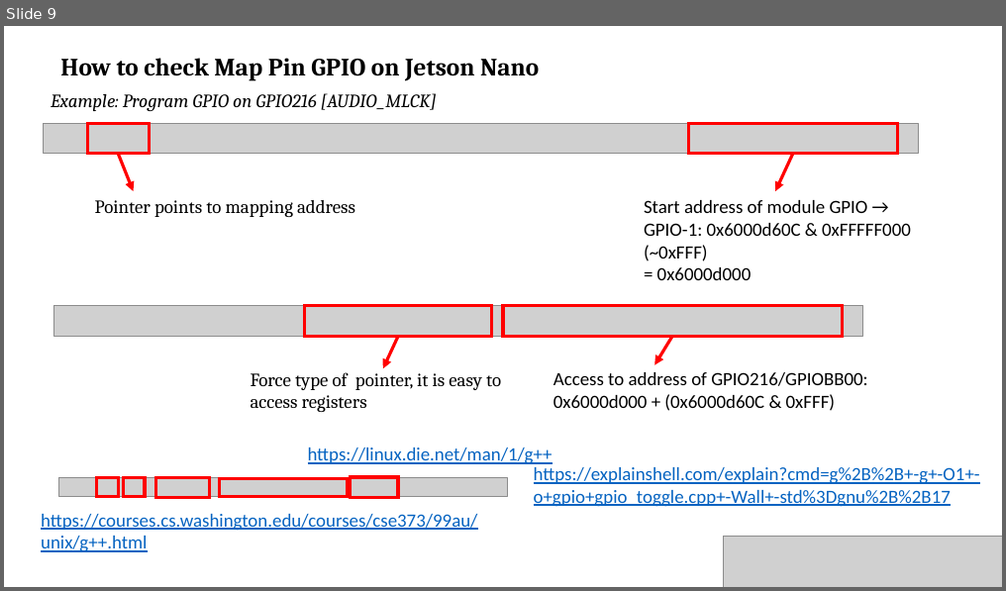
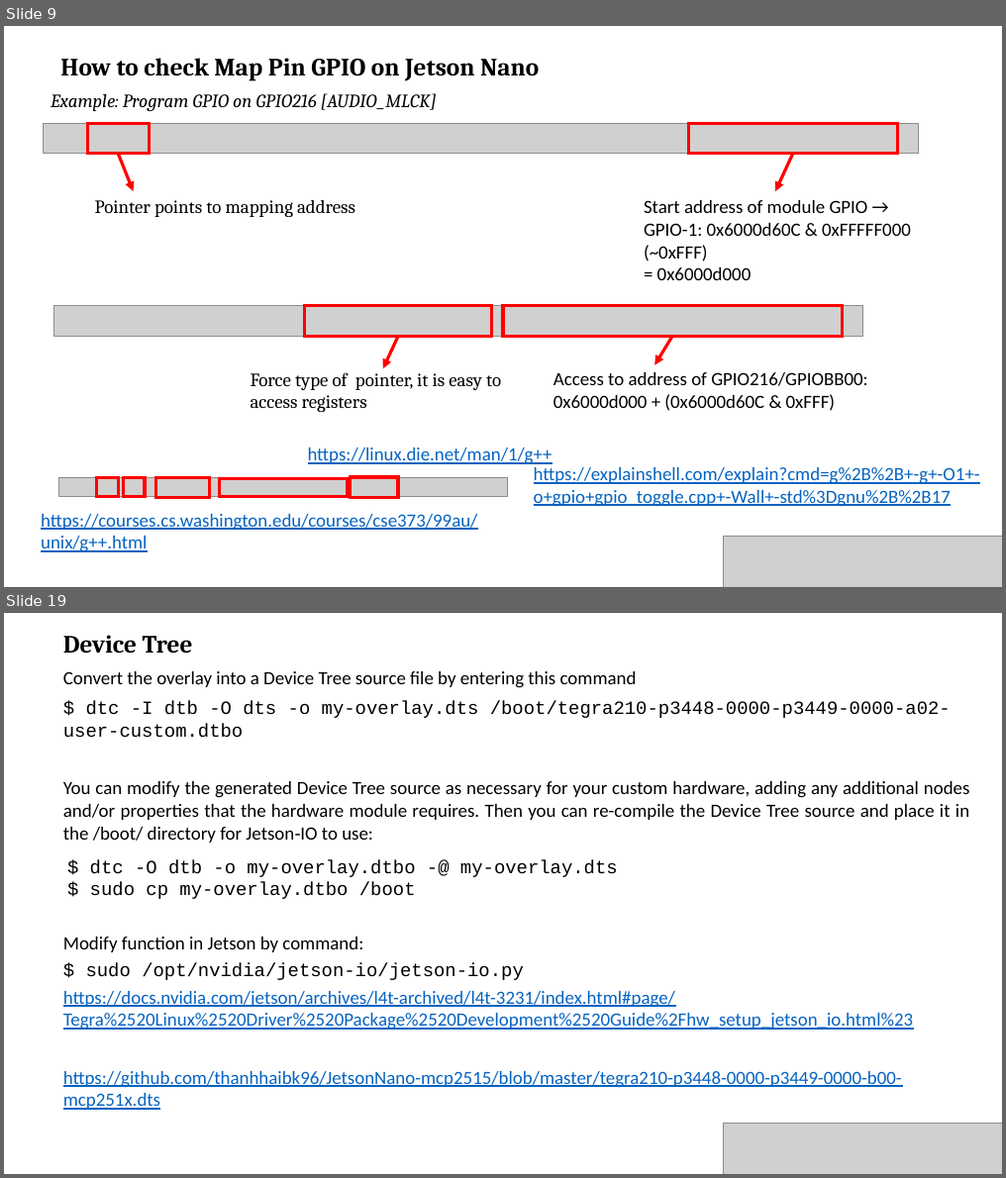
Before and after one commit to thanhhaibk96/Jetson-Nano-Tutorial, a slide deck: Tutorial.pptx. Shown one above the other, each under a label of ours: slide 9 before the commit, slides 9 and 19 after it; the slides between them are not shown. The pictures are 1006x591 and 1006x1178 pixels, drawn with LibreOffice and Linux fonts; fonts in the diff are those of the drawing; grey boxes stand for pictures. Boxes give left, top, right and bottom in pixels: in the first picture for what was removed or moved away, otherwise in the second. Text is boxed around its words. In the diff, an @@ line names an element or a change of style, - is before the commit and + after.

```diff
--- a/Tutorial.pptx
+++ b/Tutorial.pptx
@@ slide 19 added at (x1=4, y1=613, x2=1002, y2=1174), background #FFFFFF @@
@@ text added at (x1=63, y1=635, x2=193, y2=653), 24 pt, text #000000, bold @@
+Device Tree
@@ text added at (x1=63, y1=671, x2=637, y2=688), 18 pt, text #000000 @@
+Convert the overlay into a Device Tree source file by entering this command
@@ text added at (x1=63, y1=701, x2=950, y2=738), 18 pt, text #000000 @@
+$ dtc -I dtb -O dts -o my-overlay.dts /boot/tegra210-p3448-0000-p3449-0000-a02-user-custom.dtbo
@@ text added at (x1=63, y1=781, x2=970, y2=843), 18 pt, text #000000 @@
+You can modify the generated Device Tree source as necessary for your custom hardware, adding any additional nodes and/or properties that the hardware module requires. Then you can re-compile the Device Tree source and place it in the /boot/ directory for Jetson‑IO to use:
@@ text added at (x1=90, y1=860, x2=618, y2=899), 18 pt, text #000000 @@
+$ dtc -O dtb -o my-overlay.dtbo -@ my-overlay.dts
+$ sudo cp my-overlay.dtbo /boot
@@ text added at (x1=63, y1=937, x2=363, y2=953), 18 pt, text #000000 @@
+Modify function in Jetson by command:
@@ text added at (x1=86, y1=962, x2=524, y2=980), 18 pt, text #000000 @@
+$ sudo /opt/nvidia/jetson-io/jetson-io.py
@@ text added at (x1=63, y1=991, x2=913, y2=1030), 18 pt, text #0563C1, underline @@
+https://docs.nvidia.com/jetson/archives/l4t-archived/l4t-3231/index.html#page/Tegra%2520Linux%2520Driver%2520Package%2520Development%2520Guide%2Fhw_setup_jetson_io.html%23
@@ text added at (x1=63, y1=1071, x2=902, y2=1110), 18 pt, text #0563C1, underline @@
+https://github.com/thanhhaibk96/JetsonNano-mcp2515/blob/master/tegra210-p3448-0000-p3449-0000-b00-mcp251x.dts
@@ picture added at (x1=724, y1=1124, x2=1002, y2=1174) @@
```
Also in this commit, not shown: 20 other slides added.
